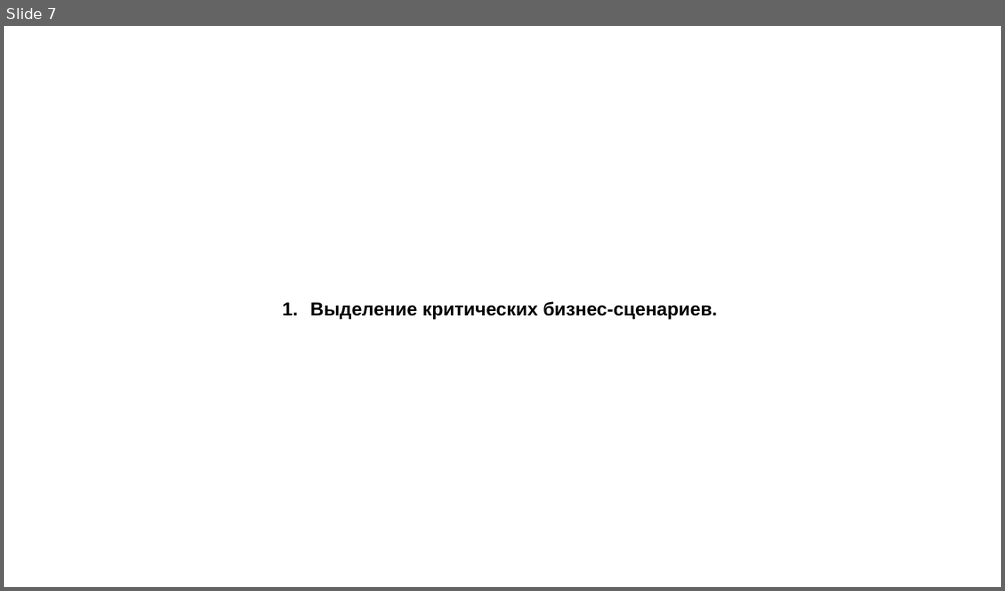
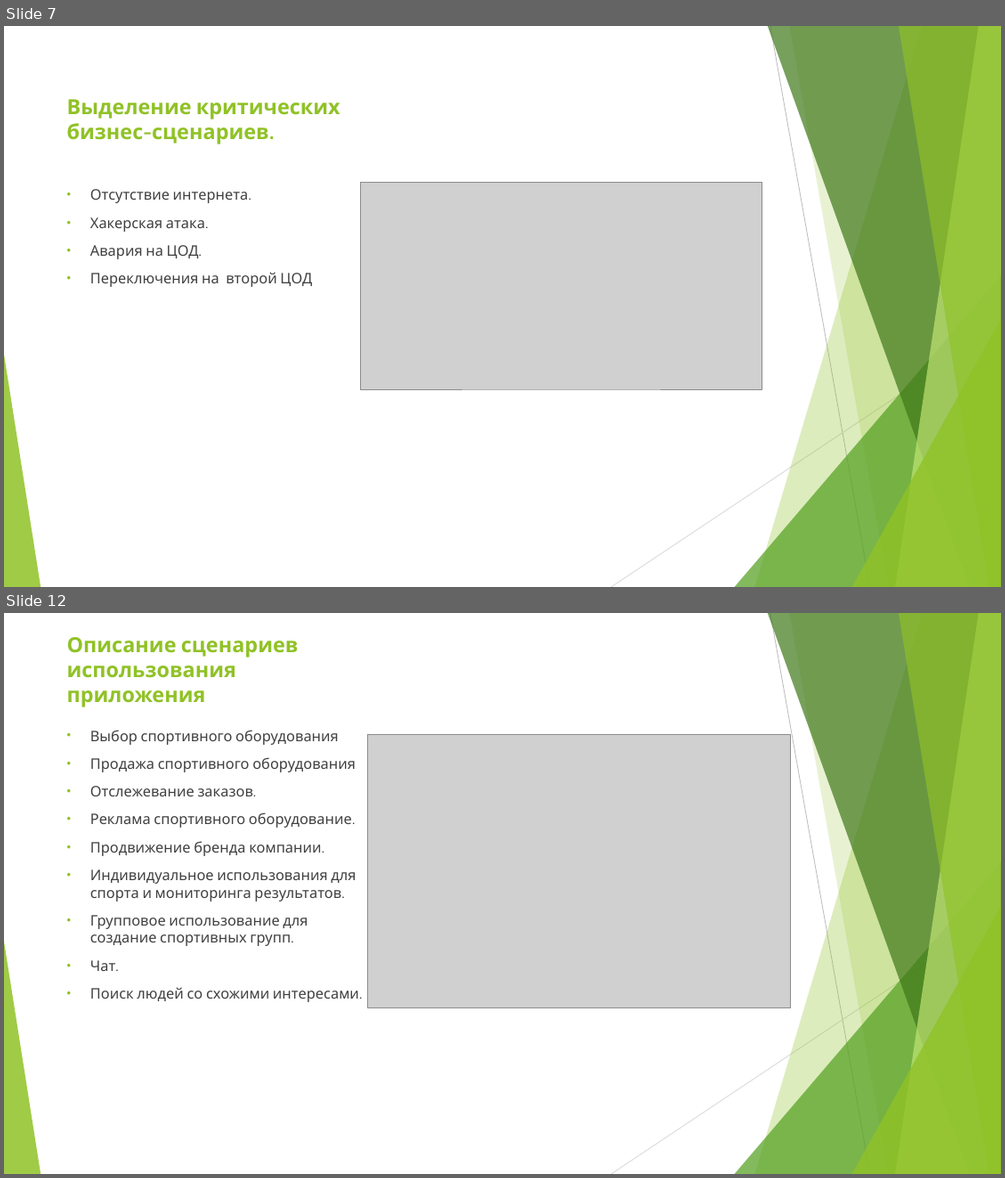
Before and after one commit to eafonasyev/diplom, a slide deck: diplom/diplom_prezentation.pptx. Shown one above the other, each under a label of ours: slide 7 before the commit, slides 7 and 12 after it; the slides between them are not shown. The pictures are 1005x591 and 1005x1178 pixels, drawn with LibreOffice and Linux fonts; fonts in the diff are those of the drawing; grey boxes stand for pictures. Boxes give left, top, right and bottom in pixels: in the first picture for what was removed or moved away, otherwise in the second. Text is boxed around its words. In the diff, an @@ line names an element or a change of style, - is before the commit and + after.

```diff
--- a/diplom/diplom_prezentation.pptx
+++ b/diplom/diplom_prezentation.pptx
@@ slide 12 added at box(4, 613, 1001, 1174), background #FFFFFF; not listed: 10 template elements that a slide beside it also shows @@
@@ title added at box(67, 637, 299, 707), 20 pt, text #90C226, bold @@
+Описание сценариев использования приложения
@@ text added at box(90, 730, 359, 1002), 14 pt, text #404040 @@
+• Выбор спортивного оборудования
+• Продажа спортивного оборудования
+• Отслежевание заказов.
+• Реклама спортивного оборудование.
+• Продвижение бренда компании.
+• Индивидуальное использования для спорта и мониторинга результатов.
+• Групповое использование для создание спортивных групп.
+• Чат.
+• Поиск людей со схожими интересами.
@@ picture added at box(368, 735, 791, 1008) @@
@@ slide 7 changed as well @@
@@ title "Выделение критических бизнес-сценариев.": place and size @@
-title "Выделение критических бизнес-сценариев." at box(310, 301, 718, 319)
+title "Выделение критических бизнес-сценариев." at box(67, 99, 340, 144)
@@ title "Выделение критических бизнес-сценариев." at box(67, 99, 340, 144): size 18 to 20 pt, font Arial to Cabin, text colour #000000 to #90C226; bullet 1. to none; line spacing 1.15 to 1; vertical alignment top to bottom @@
@@ picture added at box(361, 183, 762, 389) @@
@@ text added at box(90, 189, 312, 287), 14 pt, text #404040 @@
+• Отсутствие интернета.
+• Хакерская атака.
+• Авария на ЦОД.
+• Переключения на второй ЦОД
@@ group added at box(4, 26, 1001, 587): 5 freeform shapes, 3 triangles, 2 lines @@
```
Also in this commit, not shown: 2 other slides changed, 11 other slides added, 14 slides removed, 1 other file.
